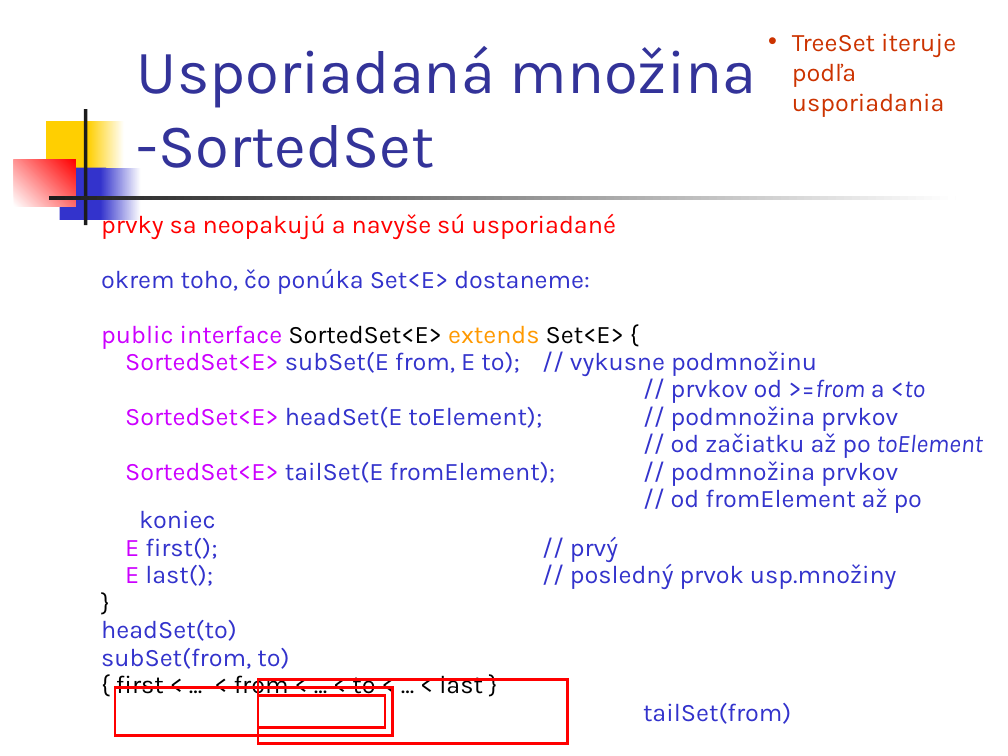
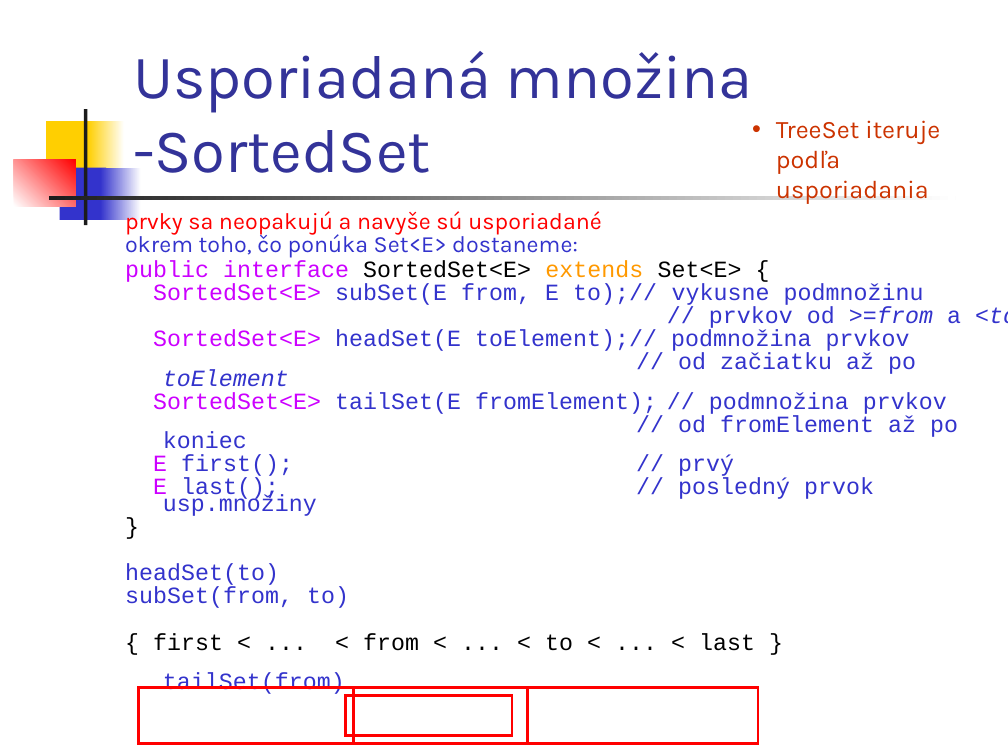
Before and after one commit to Programovanie4/Prednasky, a slide deck: slide 16 of 06/06_java.ppt (slide 12 before the commit). Drawn at 1008x756 pixels with LibreOffice and Linux fonts; fonts in the diff are those of the drawing. Boxes give left, top, right and bottom in pixels: in the first picture for what was removed or moved away, otherwise in the second. Text is boxed around its words. In the diff, an @@ line names an element or a change of style, - is before the commit and + after.

```diff
--- a/06/06_java.ppt
+++ b/06/06_java.ppt
@@ title "Usporiadaná množina -SortedSet": place and size @@
-title "Usporiadaná množina -SortedSet" at box(137, 46, 757, 168)
+title "Usporiadaná množina -SortedSet" at box(133, 51, 753, 173)
@@ text "TreeSet iteruje podľa usporiadania": place and size @@
-text "TreeSet iteruje podľa usporiadania" at box(792, 33, 956, 117)
+text "TreeSet iteruje podľa usporiadania" at box(776, 120, 940, 204)
@@ text "prvky sa neopakujú a navyše ...": place and size @@
-text "prvky sa neopakujú a navyše ..." at box(101, 210, 983, 724)
+text "prvky sa neopakujú a navyše ..." at box(125, 209, 1008, 697)
@@ text at box(125, 209, 1008, 697): size 18 to 16.6 pt in "prvky sa neopakujú a navyše sú usporiadané", "okrem toho, čo ponúka Set<E> dostaneme:", "public interface SortedSet<E> extends Set<E> {", "// prvkov od >=from a <to" and 10 more places; font Karla to Courier New in "public interface SortedSet<E> extends Set<E> {", "// prvkov od >=from a <to", "// od začiatku až po toElement", "SortedSet<E> tailSet(E fromElement); // podmnožina prvkov" and 8 more places; line spacing 0.7 to 0.6 @@
@@ text at box(153, 283, 924, 307): text changed; size 18 to 16.6 pt; font Karla to Courier New @@
-SortedSet<E> subSet(E from, E to); // vykusne podmnožinu
+SortedSet<E> subSet(E from, E to);// vykusne podmnožinu
@@ text at box(153, 329, 910, 353): text changed; size 18 to 16.6 pt; font Karla to Courier New @@
-SortedSet<E> headSet(E toElement); // podmnožina prvkov
+SortedSet<E> headSet(E toElement);// podmnožina prvkov
@@ rectangle: place and size @@
-rectangle at box(115, 687, 393, 735)
+rectangle at box(139, 687, 528, 743)
@@ rectangle added at box(353, 687, 758, 743), outline #FF0000 2.01 pt @@
@@ rectangle removed at box(258, 696, 385, 728) @@
@@ rectangle: place and size @@
-rectangle at box(258, 679, 568, 743)
+rectangle at box(346, 696, 512, 736)
```
Also in this commit, not shown: 13 other slides changed, 6 slides added, 3 other files.
